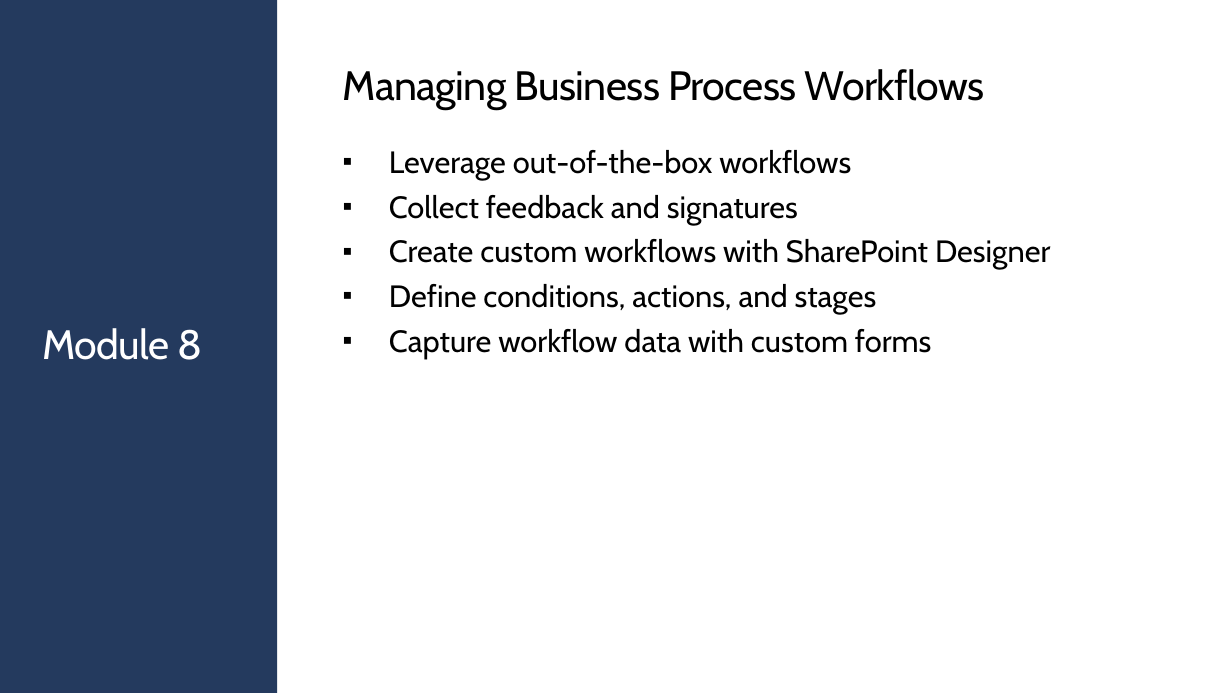
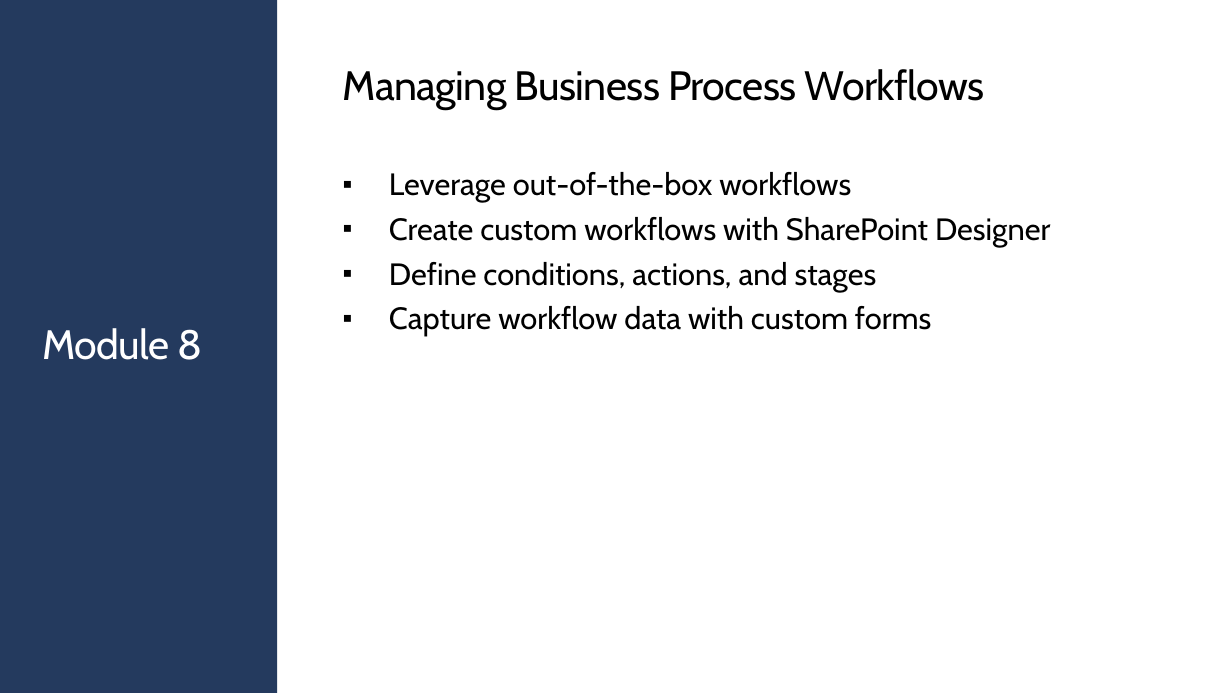
Before and after one commit to JPOWER4/SharePoint-2019-Training, a slide deck: slide 2 of Microsoft SharePoint 2019 Module 8.pptx. Drawn at 1232x693 pixels with LibreOffice and Linux fonts; fonts in the diff are those of the drawing. Boxes give left, top, right and bottom in pixels: in the first picture for what was removed or moved away, otherwise in the second. Text is boxed around its words. In the diff, an @@ line names an element or a change of style, - is before the commit and + after.

```diff
--- a/Microsoft SharePoint 2019 Module 8.pptx
+++ b/Microsoft SharePoint 2019 Module 8.pptx
@@ text at <box>389,195,798,225</box>: paragraph removed @@
-▪ Collect feedback and signatures
```
Also in this commit, not shown: 4 other slides changed, 2 slides added, 1 slide removed, 5 other files.
